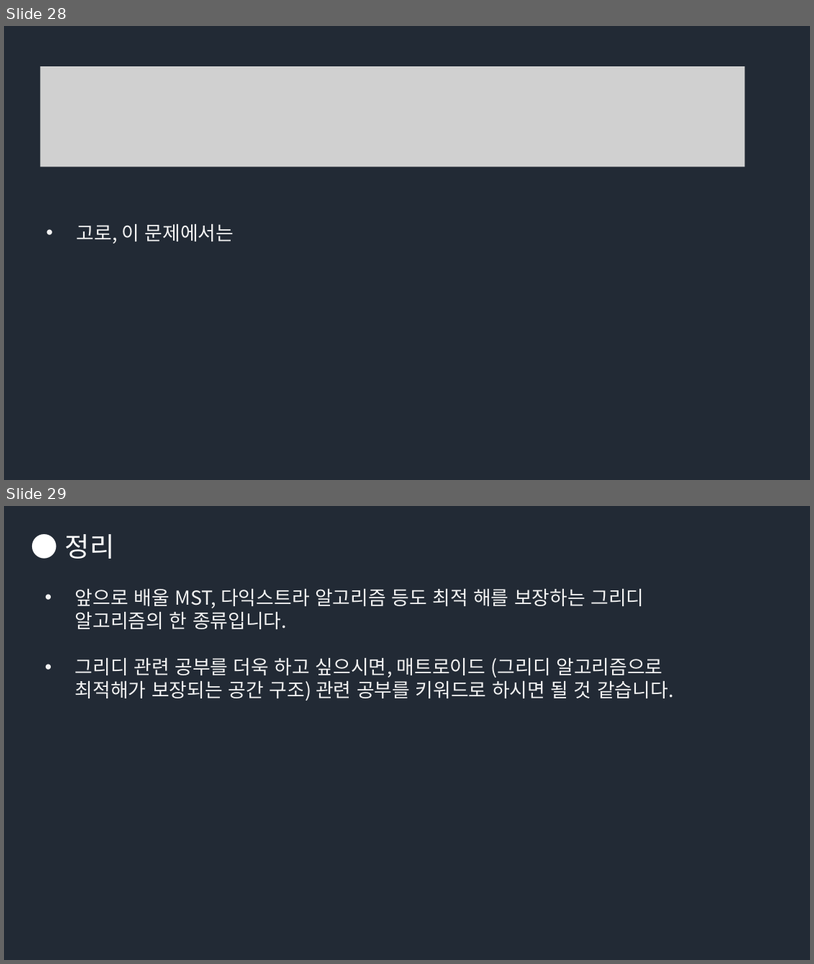
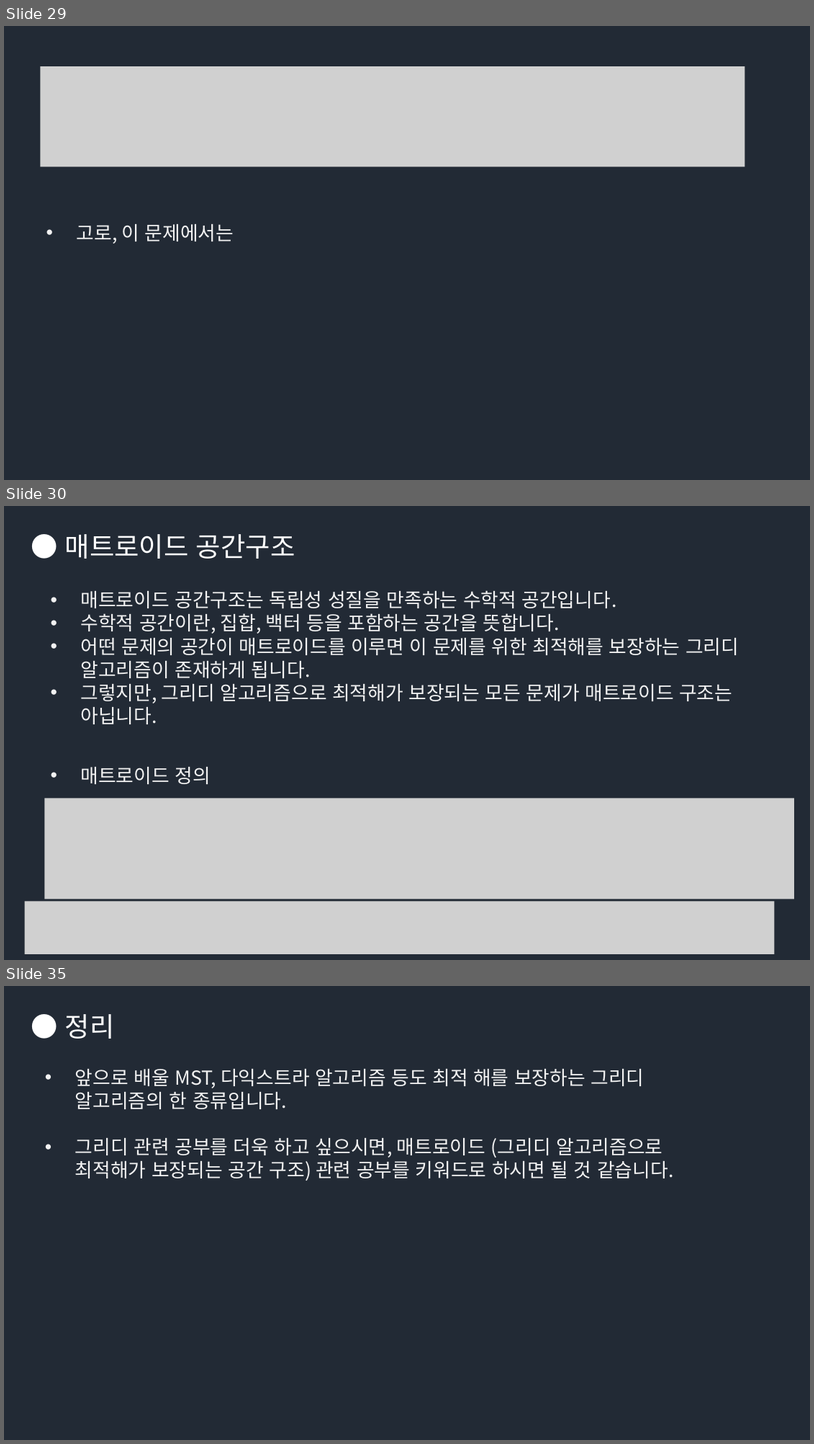
Before and after one commit to Groot-Space/Groot-space.github.io, a slide deck: assets/images/그리디/그리디.pptx. Shown one above the other, each under a label of ours: slides 28 and 29 before the commit, slides 29, 30 and 35 after it; the slides between them are not shown. The pictures are 814x964 and 814x1444 pixels, drawn with LibreOffice and Linux fonts; fonts in the diff are those of the drawing; grey boxes stand for pictures. Boxes give left, top, right and bottom in pixels: in the first picture for what was removed or moved away, otherwise in the second. Text is boxed around its words. In the diff, an @@ line names an element or a change of style, - is before the commit and + after.

```diff
--- a/assets/images/그리디/그리디.pptx
+++ b/assets/images/그리디/그리디.pptx
@@ slide 30 added at <box>4,506,810,960</box>, background #222A35 @@
@@ text added at <box>65,534,295,559</box>, 32 pt, text #FFFFFF @@
+● 매트로이드 공간구조
@@ text added at <box>81,590,739,724</box>, 23 pt, text #F2F2F2 @@
+• 매트로이드 공간구조는 독립성 성질을 만족하는 수학적 공간입니다.
+• 수학적 공간이란, 집합, 백터 등을 포함하는 공간을 뜻합니다.
+• 어떤 문제의 공간이 매트로이드를 이루면 이 문제를 위한 최적해를 보장하는 그리디 알고리즘이 존재하게 됩니다.
+• 그렇지만, 그리디 알고리즘으로 최적해가 보장되는 모든 문제가 매트로이드 구조는 아닙니다.
@@ text added at <box>81,767,211,784</box>, 23 pt, text #F2F2F2 @@
+• 매트로이드 정의
@@ picture added at <box>44,798,795,898</box> @@
@@ picture added at <box>25,901,774,955</box> @@
@@ what was slide 28 is now slide 29 @@
@@ what was slide 29 is now slide 35 @@
```
Also in this commit, not shown: 5 other slides added, 1 other file.
